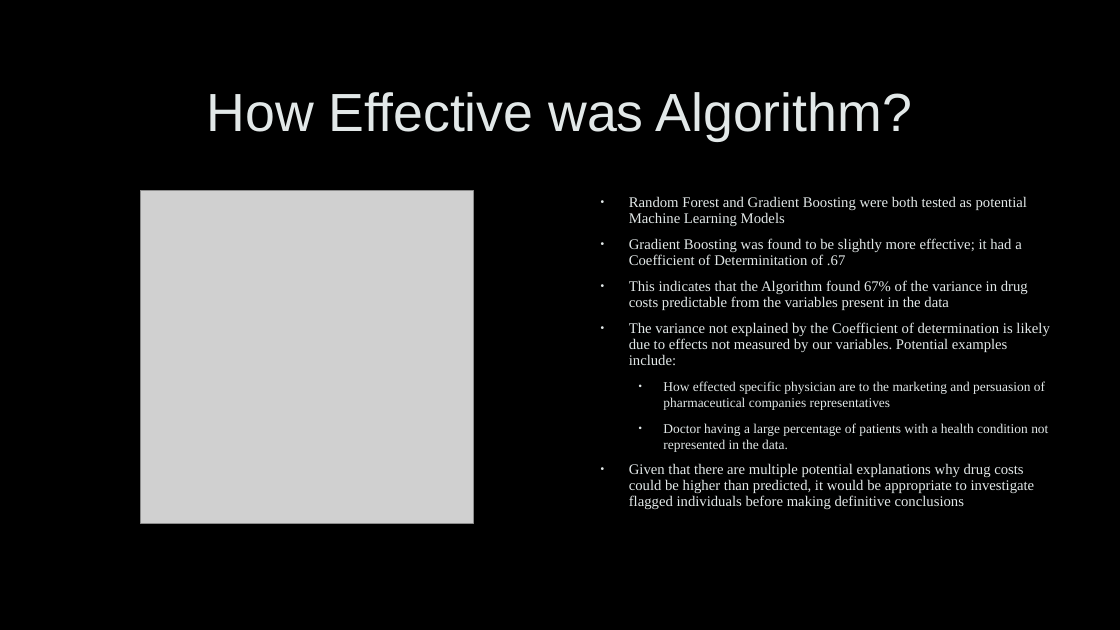
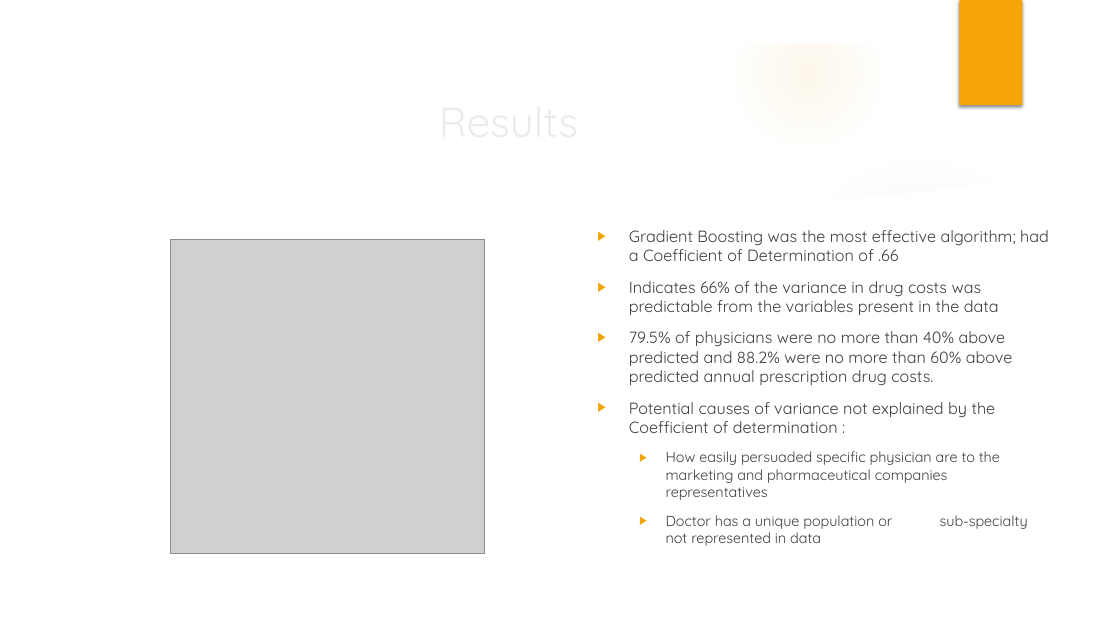
Before and after one commit to spiegelcolorado/Capstone-2-Final, a slide deck: slide 10 of Medicare_Rx_Slides.pptx. Drawn at 1120x630 pixels with LibreOffice and Linux fonts; fonts in the diff are those of the drawing; grey boxes stand for pictures; background and template pictures are left out. Boxes give left, top, right and bottom in pixels: in the first picture for what was removed or moved away, otherwise in the second. Text is boxed around its words. In the diff, an @@ line names an element or a change of style, - is before the commit and + after.

```diff
--- a/Medicare_Rx_Slides.pptx
+++ b/Medicare_Rx_Slides.pptx
@@ group added at (0, 0, 1120, 630): 6 ellipses, 3 freeform shapes @@
@@ rectangle added at (960, 0, 1023, 105), fill #F5A408 @@
@@ title at (207, 92, 912, 141): text changed; size 46 to 36 pt; font Arial to Quicksand; text colour #E2E8E8 to #EBEBEB @@
-How Effective was Algorithm?
+Results
@@ picture: place and size @@
-picture at (140, 191, 473, 523)
+picture at (171, 239, 485, 554)
@@ text at (629, 230, 1049, 529): text changed; size 12.7 to 13.9 pt; font Times New Roman to Quicksand; text colour #E2E8E8 to #404040 @@
-• Random Forest and Gradient Boosting were both tested as potential Machine Learning Models
-• Gradient Boosting was found to be slightly more effective; it had a Coefficient of Determinitation of .67
-• This indicates that the Algorithm found 67% of the variance in drug costs predictable from the variables present in the data
-• The variance not explained by the Coefficient of determination is likely due to effects not measured by our variables. Potential examples include:
-  • How effected specific physician are to the marketing and persuasion of pharmaceutical companies representatives
-  • Doctor having a large percentage of patients with a health condition not represented in the data.
-• Given that there are multiple potential explanations why drug costs could be higher than predicted, it would be appropriate to investigate flagged individuals before making definitive conclusions
+▶ Gradient Boosting was the most effective algorithm; had a Coefficient of Determination of .66
+▶ Indicates 66% of the variance in drug costs was predictable from the variables present in the data
+▶ 79.5% of physicians were no more than 40% above predicted and 88.2% were no more than 60% above predicted annual prescription drug costs.
+▶ Potential causes of variance not explained by the Coefficient of determination :
+  ▶ How easily persuaded specific physician are to the marketing and pharmaceutical companies representatives
+  ▶ Doctor has a unique population or sub-specialty not represented in data
```
Also in this commit, not shown: 7 other slides changed, 4 slides added, 3 slides removed, 2 other files.
